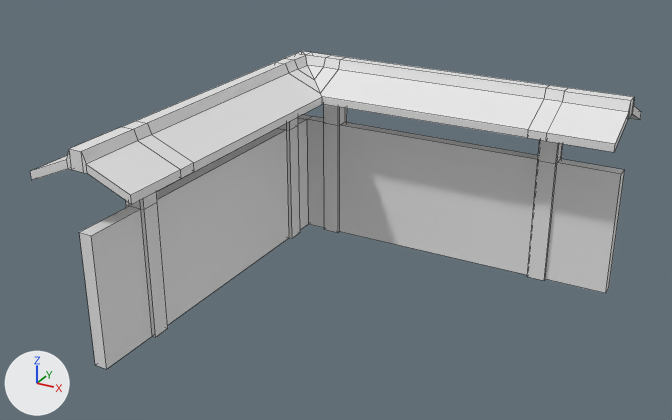
Two versions of the FBX model Assets/Models/Enviroment/Buildings/BuildingB_Wall_Curve.fbx, one commit apart.
Camera for both pictures: a 50 mm lens placed at (-87.56, 158.59, 12.57), pointed at (-99.3, 179.92, 1.9). Arrows for +X, +Y and +Z are at lower left; the lights stay in place. Mesh edges are drawn as thin lines.

In view in the first picture: 'BuildingB_Wall_Curve'.
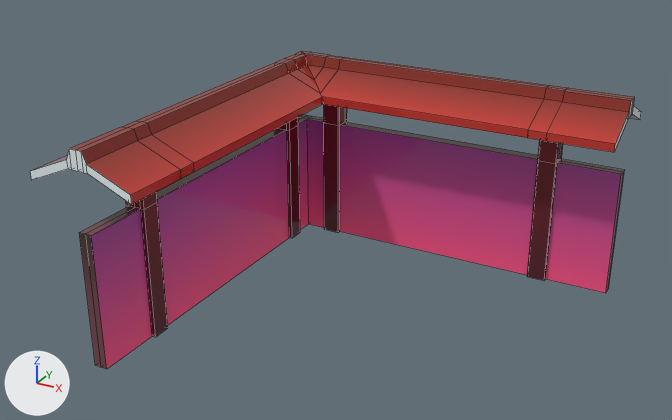
The newer file is also turned or shifted as a whole; pictures and numbers use the older file's frame.

Where the change shows, as pixel boxes [x1, y1, x2, y2] in the pictures (672 x 420 px):
part 1 of me_cube_043, built on: [69, 51, 634, 369] in both
part 2 of me_cube_043, recoloured: [30, 55, 636, 368] in both

The edits, one by one:
Picture 'deHaht.png' (img_dehaht_png) is new.
Material 'Material #28' (mat_material__28) is new.
Its texture is img_dehaht_png.
Its roughness is 0.0.
me_cube_043 is used by ob_buildingb_wall_curve; location (-103.21, 179.92, -1.24).
me_cube_043 had 226 vertices, 219 faces and spanned x -1.62..10.76, y -5.87..6.51, z 0.0..6.13.
me_cube_043 now has 273 vertices, 266 faces and spans x -1.62..10.76, y -5.87..6.51, z 0.0..6.13.
Part 1, on me_cube_043:
45 faces are deleted.
3 vertices are added at (0.01, 4.88, 6.13), (0.2, 4.7, 5.59), (-0.2, 5.09, 5.59).
21 new vertices lie (0.2, 0.0, 0.0) away from vertices in x -0.2, y -5.87..5.09, z 0.0..6.13.
23 new vertices lie (0.0, 0.19, 0.0) away from vertices in x -0.2..10.76, y 4.7, z 0.0..6.13.
92 new faces join them.
me_cube_043 part 2: 174 faces spanning x -1.62..10.76, y -5.87..6.51, z 0.0..6.13 switch from no material to mat_material__28 (picture img_dehaht_png).
